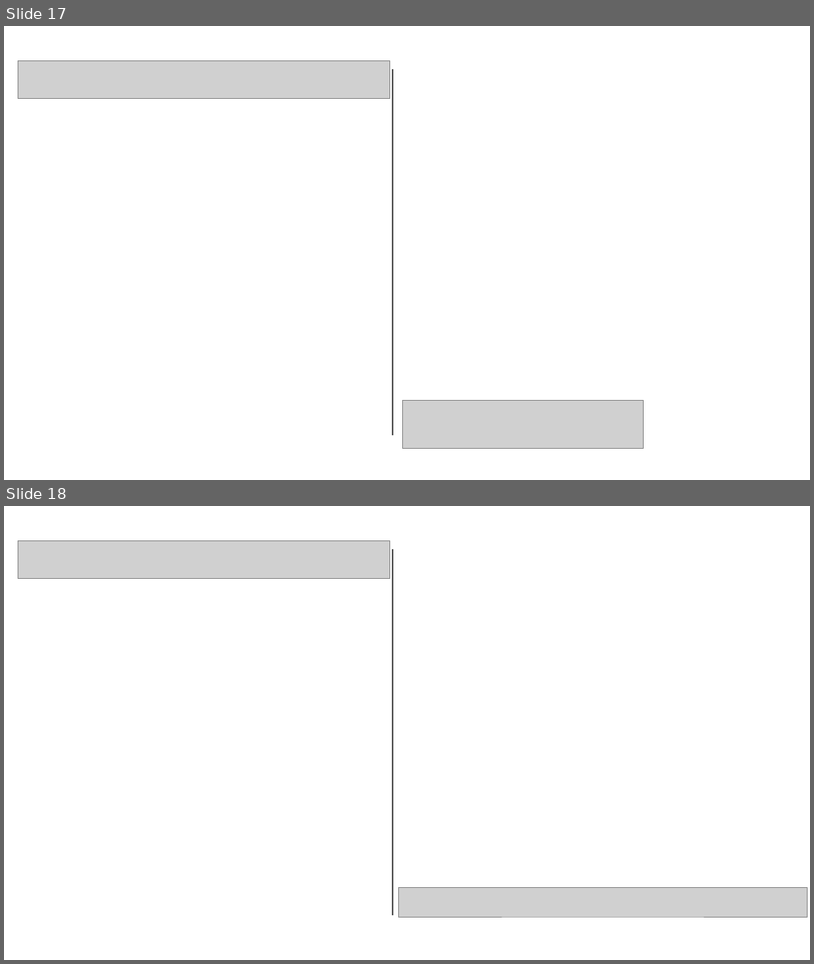
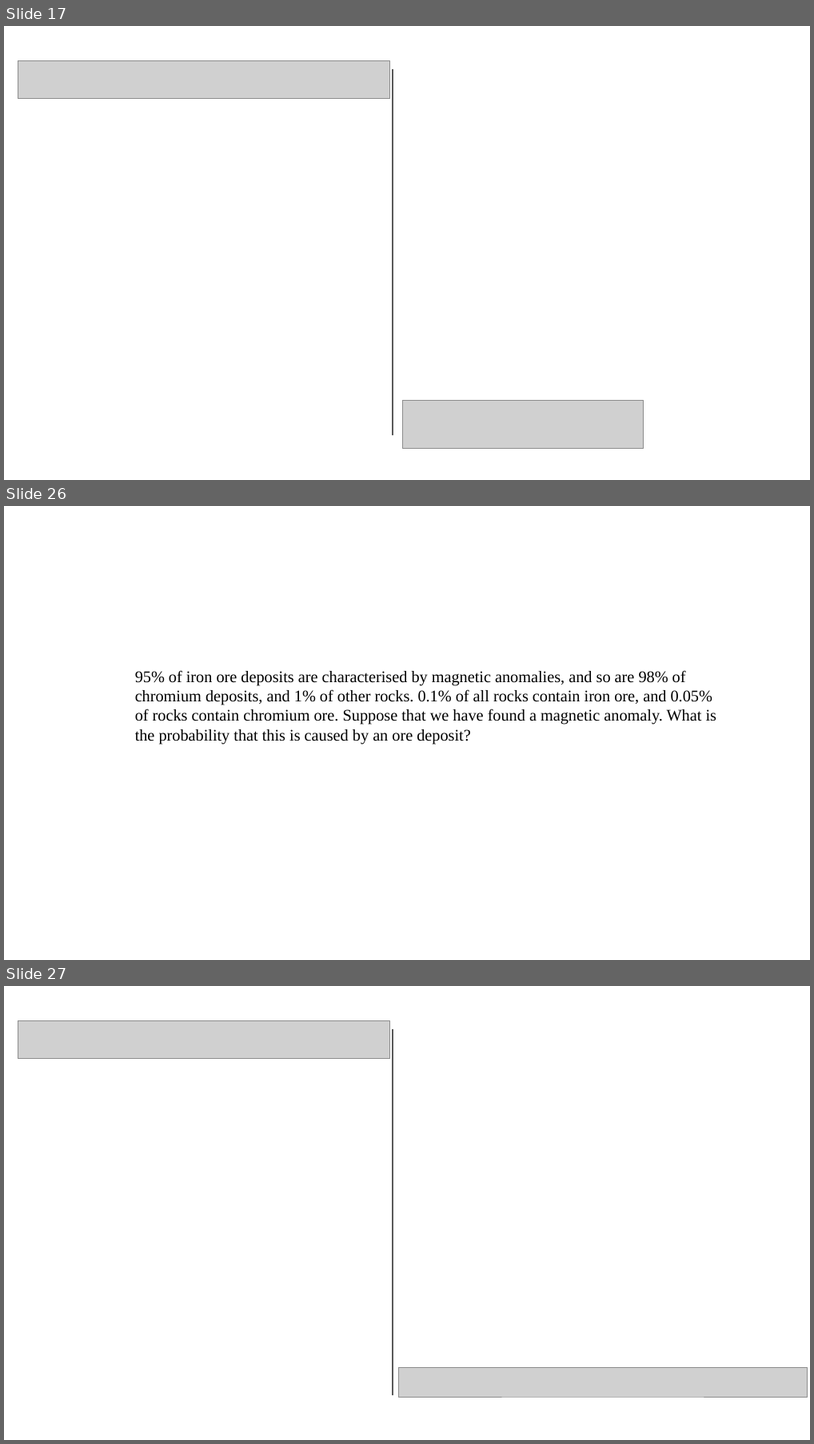
Before and after one commit to pvermees/geostats, a slide deck: slides/quizzes.odp. Shown one above the other, each under a label of ours: slides 17 and 18 before the commit, slides 17, 26 and 27 after it; the slides between them are not shown. The pictures are 814x964 and 814x1444 pixels, drawn with LibreOffice and Linux fonts; fonts in the diff are those of the drawing; grey boxes stand for pictures. Boxes give left, top, right and bottom in pixels: in the first picture for what was removed or moved away, otherwise in the second. Text is boxed around its words. In the diff, an @@ line names an element or a change of style, - is before the commit and + after.

Commit message:
Updated slides

```diff
--- a/slides/quizzes.odp
+++ b/slides/quizzes.odp
@@ slide 26 added at (x1=4, y1=506, x2=810, y2=960), background #FFFFFF @@
@@ text added at (x1=135, y1=670, x2=718, y2=744), 16 pt, text #000000 @@
+95% of iron ore deposits are characterised by magnetic anomalies, and so are 98% of chromium deposits, and 1% of other rocks. 0.1% of all rocks contain iron ore, and 0.05% of rocks contain chromium ore. Suppose that we have found a magnetic anomaly. What is the probability that this is caused by an ore deposit?
@@ what was slide 18 is now slide 27 @@
```
Also in this commit, not shown: 8 other slides added, 4 other files.
